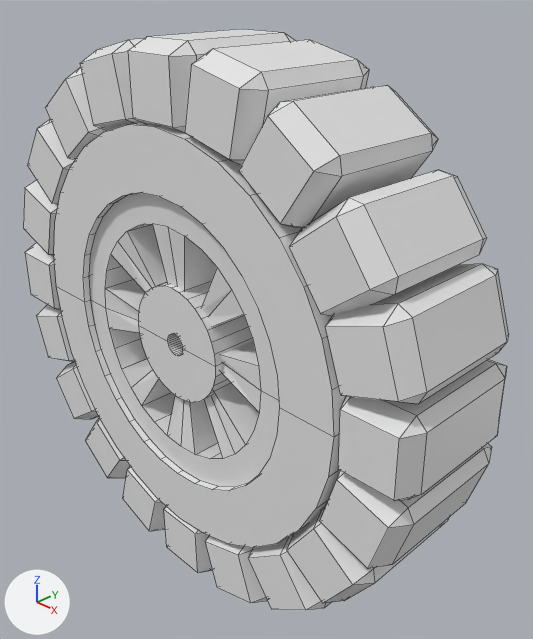
The Blender file Models/atomic_generator.blend, before and after one commit.
The view is the same before and after, from a camera (50 mm lens) standing at (0.219, 0.081, 0.142) and looking at (0.011, 0.284, 0.001). Every picture has the same lights, and +X, +Y and +Z are marked at lower left. Mesh edges are drawn as thin lines.

Objects in the first picture: 'magnetic pole', 'rotor support', 'rotor yoke'.
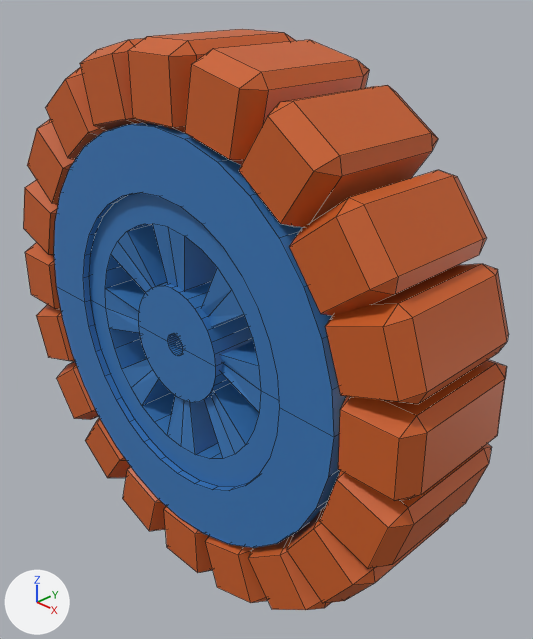
What differs and where, as boxes [x1, y1, x2, y2] in the pictures (533 x 639 px):
'magnetic pole', recoloured
    both: [23, 29, 508, 610]
'rotor yoke', recoloured (grey to blue)
    both: [54, 123, 347, 548]
'rotor support', recoloured (grey to blue)
    both: [89, 193, 279, 487]

The change, as a diff of the scene's bpy script:
```diff
--- a/Models/atomic_generator.blend.py
+++ b/Models/atomic_generator.blend.py
@@ mat_material_003 @@
+mat_material_003 = principled_material('Material.003')
+mat_material_003.base_color = (0.604, 0.112, 0.016)  # orange #cc5e22
@@ mat_material_002 @@
+mat_material_002 = principled_material('Material.002')
+mat_material_002.base_color = (0.0395, 0.188, 0.491)  # blue #3878ba
@@ mat_material @@
+mat_material = principled_material('Material')
+mat_material.base_color = (0.0395, 0.188, 0.491)  # blue #3878ba
@@ me_cylinder_004 @@
 me_cylinder_004.from_pydata(...)  # 128 vertices, 68 faces; spans x -0.305..0.305, y -0.305..0.305, z -0.305..0.305
+me_cylinder_004.materials.append(mat_material)  # blue #3878ba
@@ me_cylinder_008 @@
 me_cylinder_008.from_pydata(...)  # 304 vertices, 184 faces; spans x -0.76..0.76, y -0.76..0.76, z -0.3..0.3
+me_cylinder_008.materials.append(mat_material_002)  # blue #3878ba
@@ me_cube_005 @@
 me_cube_005.from_pydata(...)  # 480 vertices, 520 faces; spans x -2.35..2.27, y -0.3..4.28, z -0.3..0.3
+me_cube_005.materials.append(mat_material_003)  # orange #cc5e22
```
